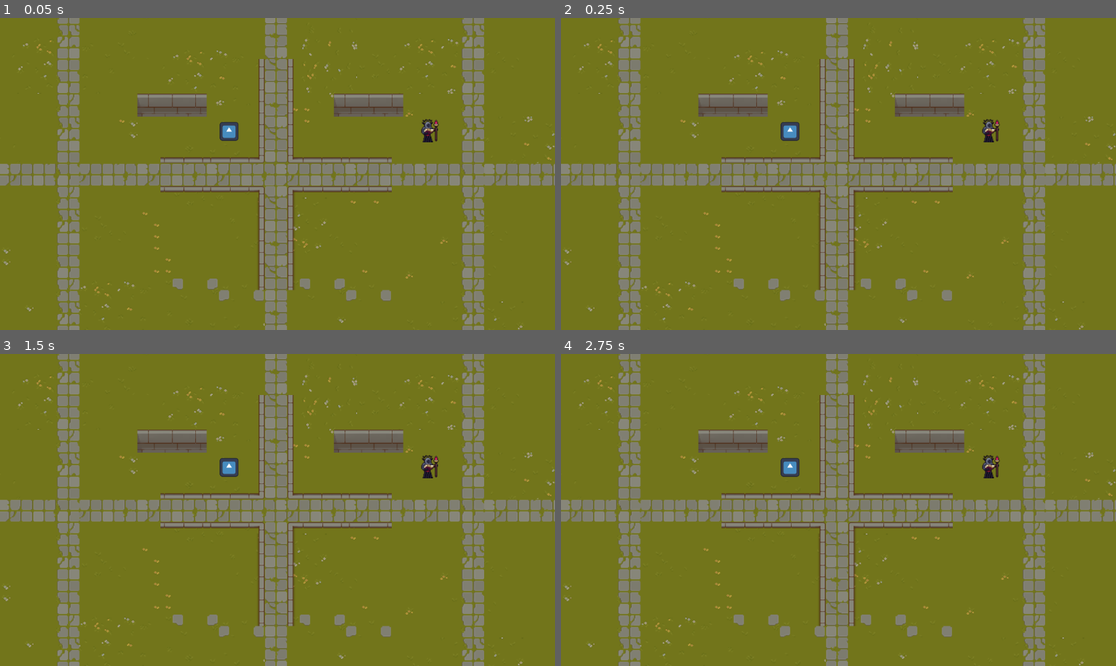
Above: before the commit, frames 1-4 (two rows, left to right).
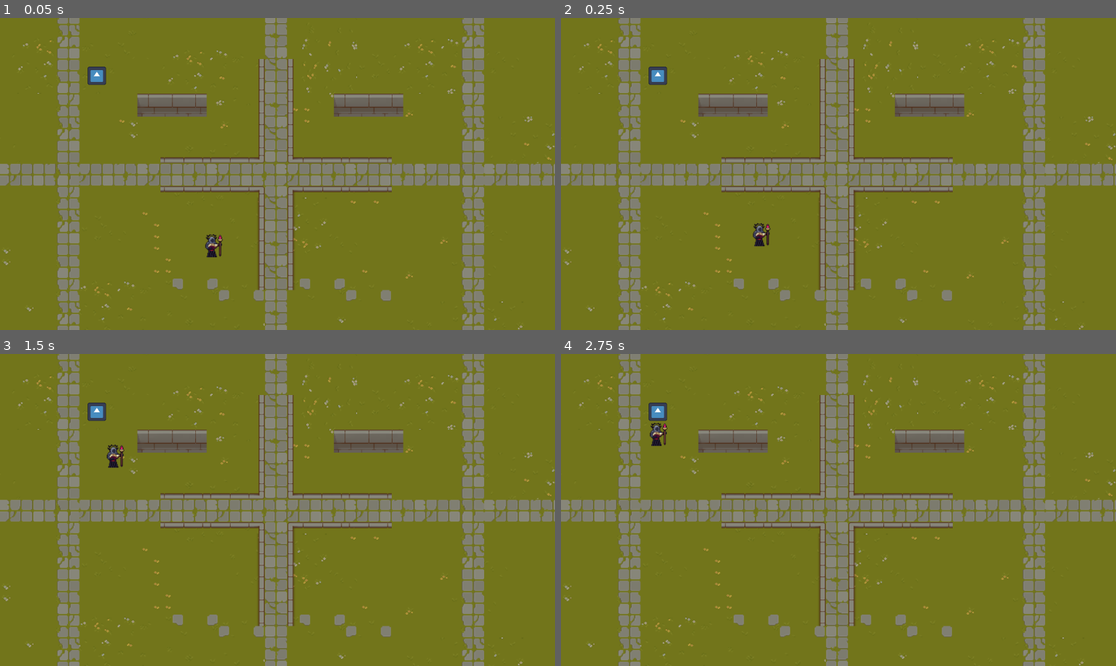
Above: after the commit, the same moments.

Repository: Tassnaz/RPG
Game: Godot game, scene res://levelScenes/test_scene.tscn
The game is run twice, just before and just after one commit, with the same random seed, the same clock (stepped at 60 frames per second) and the same inputs. The engine's default icon, where the game draws it, is replaced by a stand-in: a white triangle on a blue panel in a dark square.
Inputs (mouse positions are in pixels of both pictures, inside the frame that each line leads up to):
- Up to frame 1 (0.05 s): no input
- Up to frame 2 (0.25 s): no input
- Up to frame 3 (1.5 s): move the mouse to (227, 466) at 0.52 s; click (227, 466) at 0.67 s; move the mouse to (166, 525) at 1.27 s; click (166, 525) at 1.42 s
- Up to frame 4 (2.75 s): move the mouse to (894, 441) at 2.02 s; click (894, 441) at 2.17 s

The runs differ from the first frame. In frame 1, 0.7% of the frame differs, in the area x 15-80%, y 15-77%; in frame 2, 0.7%; in frame 3, 0.7%; in frame 4, 0.7%.

Commit message:
Pathfinding

Diff:
--- /dev/null
+++ b/levelScenes/enemy.tscn
@@ -0,0 +1,25 @@
+[gd_scene load_steps=4 format=3 uid="uid://brwop0nmpm3il"]
+
+[ext_resource type="Script" uid="uid://eip8qdmj1dtx" path="res://scripts/enemy.gd" id="1_efrv5"]
+[ext_resource type="Texture2D" uid="uid://deygmrmi2d2vd" path="res://assets/artwork/EnemyTiles.png" id="1_vs7ap"]
+
+[sub_resource type="CapsuleShape2D" id="CapsuleShape2D_efrv5"]
+radius = 15.0
+height = 38.0
+
+[node name="Enemy" type="CharacterBody2D"]
+script = ExtResource("1_efrv5")
+MaxSpeed = 180
+
+[node name="Sprite2D" type="Sprite2D" parent="."]
+texture = ExtResource("1_vs7ap")
+hframes = 9
+
+[node name="CollisionShape2D" type="CollisionShape2D" parent="."]
+position = Vector2(0, 1)
+shape = SubResource("CapsuleShape2D_efrv5")
+
+[node name="NavigationAgent2D" type="NavigationAgent2D" parent="."]
+
+[node name="UpdateTimer" type="Timer" parent="."]
+wait_time = 0.1
--- a/levelScenes/test_scene.tscn
+++ b/levelScenes/test_scene.tscn
@@ -1,9 +1,15 @@
-[gd_scene load_steps=5 format=3 uid="uid://dyo077j1h1ku"]
+[gd_scene load_steps=6 format=3 uid="uid://dyo077j1h1ku"]
 
 [ext_resource type="TileSet" uid="uid://bnkcuejcqyoq5" path="res://assets/tileSets/grass.tres" id="1_coyxa"]
 [ext_resource type="TileSet" uid="uid://dgdmccn8iuwmp" path="res://assets/tileSets/walls.tres" id="2_7mq6e"]
-[ext_resource type="PackedScene" uid="uid://cekhl1q3f6tpl" path="res://resources/target.tscn" id="3_gaxls"]
-[ext_resource type="PackedScene" uid="uid://brwop0nmpm3il" path="res://resources/enemy.tscn" id="4_a4k6f"]
+[ext_resource type="PackedScene" uid="uid://cekhl1q3f6tpl" path="res://levelScenes/target.tscn" id="3_gaxls"]
+[ext_resource type="PackedScene" uid="uid://brwop0nmpm3il" path="res://levelScenes/enemy.tscn" id="4_a4k6f"]
+
+[sub_resource type="NavigationPolygon" id="NavigationPolygon_2wcxt"]
+vertices = PackedVector2Array(258.3203, -122.171875, 431.53906, -123.859375, 440.04688, -123.9375, 250.60156, -88.21875, 246.60938, -122.046875, -21.203125, -87.9375, -26.210938, -122.078125, 33, -122.921875, 33, -47.007813, -92.28906, -47.359375, -131.64063, -89.046875, 96.03906, -136.03125, 93.4375, -136.02344, 97.4375, -182.90625, 441.02344, -34, 231.6875, -42.789063, -311.03125, -47.9375, -312.14844, -47.953125, -314.82813, -131.89844, -313.9297, -131.89063, 444.09375, -228.00781, 445.89063, -136.97656, 433.46875, -136.95313, -101.796875, 17.09375, 32, 15.0703125, 32, 139.90625, -312.95313, 193.96875, 444.97656, -34, 444.02344, 190.02344, 30, -184.09375, 30, -134.97656, -28.210938, -134.82031, 94.96094, 141.09375, 95.96094, 15.921875, 222.25, 13.9296875, -135.04688, -134.50781, -312.09375, -229.97656, 255.71875, -136.46094, 140, -83.796875, 94.10156, -43.953125, 140, -136.14844)
+polygons = Array[PackedInt32Array]([PackedInt32Array(0, 1, 2, 3, 4), PackedInt32Array(5, 6, 7, 8), PackedInt32Array(5, 8, 9, 10), PackedInt32Array(11, 12, 13), PackedInt32Array(2, 14, 15, 3), PackedInt32Array(16, 17, 18, 19, 10, 9), PackedInt32Array(20, 21, 22), PackedInt32Array(23, 24, 25, 26), PackedInt32Array(14, 27, 28), PackedInt32Array(29, 30, 31), PackedInt32Array(32, 33, 34, 28), PackedInt32Array(15, 14, 28, 34), PackedInt32Array(32, 28, 26, 25), PackedInt32Array(23, 26, 16, 9), PackedInt32Array(35, 10, 19, 36), PackedInt32Array(22, 1, 0, 37, 20), PackedInt32Array(38, 3, 15, 39), PackedInt32Array(40, 38, 39, 11, 13), PackedInt32Array(37, 40, 13, 20), PackedInt32Array(36, 20, 13, 29), PackedInt32Array(35, 36, 29, 31)])
+outlines = Array[PackedVector2Array]([PackedVector2Array(-317, -235, 449, -233, 451, -132, 88, -131, 92, -178, 35, -179, 35, -130, -28.194397, -129.82149, -319, -129), PackedVector2Array(241, -127, 445, -129, 446, -36, 89, -39, 91, -134, 145, -137, 145, -89, 245, -93), PackedVector2Array(-32, -127, 38, -128, 38, -42, -317, -43, -320, -137, -130, -134, -127, -94, -27, -93), PackedVector2Array(-316, -52, -87, -49, -96, 12, 37, 10, 37, 135, 90, 136, 91, 11, 218, 9, 226, -39, 450, -39, 449, 195, -318, 199), PackedVector2Array(439, -140, 436, -120, 254, -118, 250, -140)])
+agent_radius = 5.0
 
 [node name="TestScene" type="Node2D"]
 
@@ -21,8 +27,12 @@
 position = Vector2(66, -17)
 zoom = Vector2(1.5, 1.5)
 
+[node name="NavigationRegion2D" type="NavigationRegion2D" parent="."]
+navigation_polygon = SubResource("NavigationPolygon_2wcxt")
+
 [node name="Enemy" parent="." instance=ExtResource("4_a4k6f")]
-position = Vector2(276, -77)
+position = Vector2(-22, 83)
+PathToTarget = NodePath("../Target")
 
 [node name="Target" parent="." instance=ExtResource("3_gaxls")]
-position = Vector2(-1, -76)
+position = Vector2(-184, -153)
--- a/resources/enemy.tscn
+++ /dev/null
@@ -1,16 +0,0 @@
-[gd_scene load_steps=3 format=3 uid="uid://brwop0nmpm3il"]
-
-[ext_resource type="Texture2D" uid="uid://deygmrmi2d2vd" path="res://assets/artwork/EnemyTiles.png" id="1_vs7ap"]
-
-[sub_resource type="RectangleShape2D" id="RectangleShape2D_snwn2"]
-size = Vector2(23, 32)
-
-[node name="Enemy" type="CharacterBody2D"]
-
-[node name="Sprite2D" type="Sprite2D" parent="."]
-texture = ExtResource("1_vs7ap")
-hframes = 9
-
-[node name="CollisionShape2D" type="CollisionShape2D" parent="."]
-position = Vector2(0.5, 0)
-shape = SubResource("RectangleShape2D_snwn2")
--- /dev/null
+++ b/scripts/enemy.gd
@@ -0,0 +1,44 @@
+extends CharacterBody2D
+
+# Variabel för att definera "Target"
+@export var PathToTarget = NodePath()
+
+# Variabler för hastighet och rörelse
+var Velocity = Vector2.ZERO
+@export var MaxSpeed = 280
+var Acceleration = 8.0
+
+# Kopplingar till olika noder
+@onready var Target = get_node(PathToTarget)
+@onready var NavAgent = $NavigationAgent2D
+@onready var UpdatePathTimer = get_node("UpdateTimer")
+
+func _ready():
+
+	# Talar om vart "Target" är
+	NavAgent.set_target_position(Target.global_position)
+
+	# Kopplar timern med kod samt sätter igång den
+	UpdatePathTimer.timeout.connect(updatePath)
+	UpdatePathTimer.start()
+
+func updatePath():
+
+	NavAgent.set_target_position(Target.global_position)
+	UpdatePathTimer.start()
+
+func _physics_process(delta):
+
+	# Fixar så att enemy inte "gungar" när den är framme
+	if NavAgent.is_navigation_finished():
+		return
+
+	var Direction = global_position.direction_to(NavAgent.get_next_path_position())
+	var TargetVelocity = Direction * MaxSpeed
+	var Steering = (TargetVelocity - velocity) * delta * Acceleration
+
+	# Ökar velocity baserat på ekvationen ovan
+	velocity += Steering
+
+	# Rör Enemy
+	Velocity = move_and_slide()
Renamed: resources/target.tscn -> levelScenes/target.tscn
Not shown, added: scripts/enemy.gd.uid
